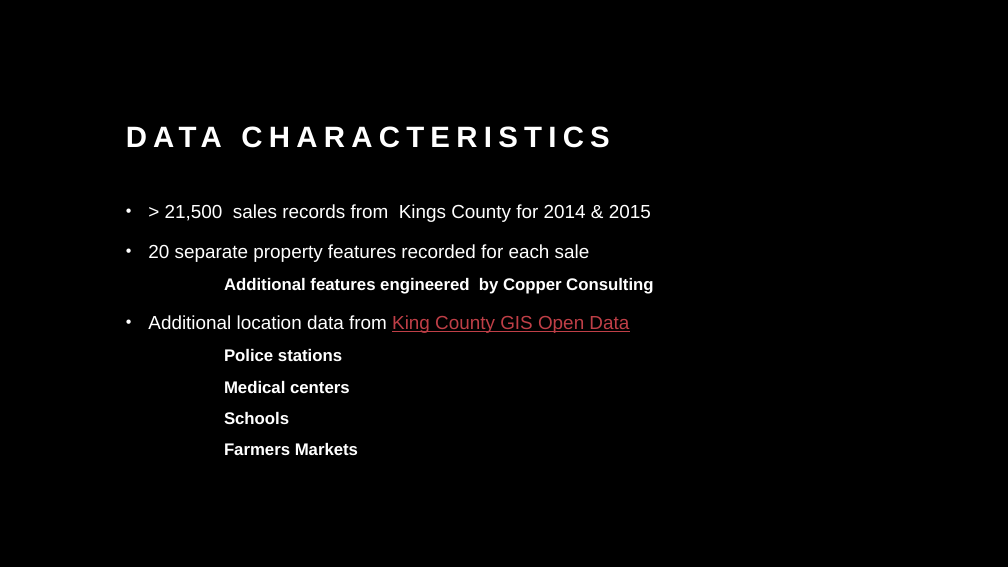
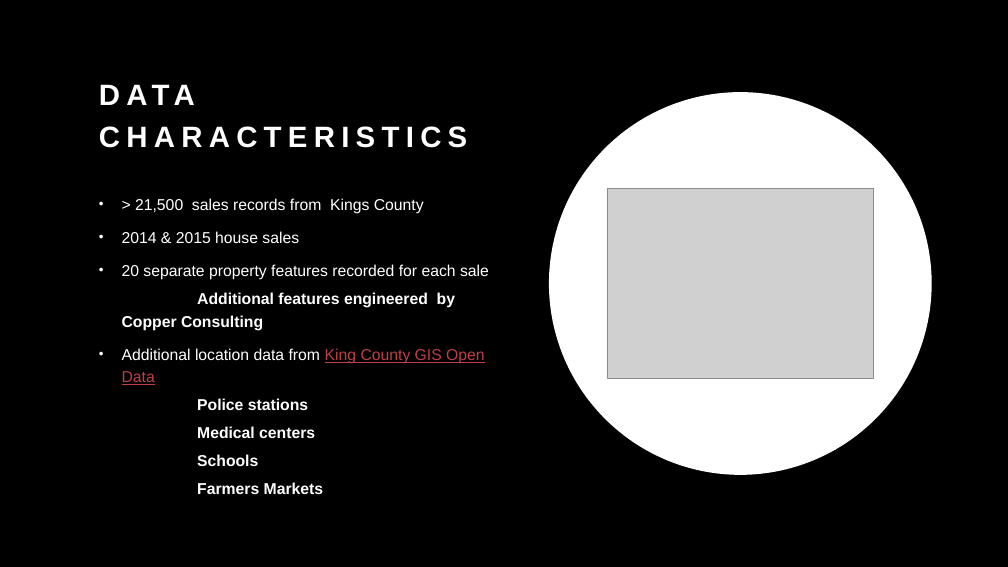
Before and after one commit to Shoemaker703/home_sales_analysis_project, a slide deck: slide 4 of Kings County HousIng Price Analysis.pptx. Drawn at 1008x567 pixels with LibreOffice and Linux fonts; fonts in the diff are those of the drawing; grey boxes stand for pictures. Boxes give left, top, right and bottom in pixels: in the first picture for what was removed or moved away, otherwise in the second. Text is boxed around its words. In the diff, an @@ line names an element or a change of style, - is before the commit and + after.

Commit message:
Update data files and powerpoint

```diff
--- a/Kings County HousIng Price Analysis.pptx
+++ b/Kings County HousIng Price Analysis.pptx
@@ title "DATA CHARACTERISTICS" rewrapped from (x1=307, y1=315, x2=344, y2=330) to (x1=99, y1=126, x2=467, y2=148) @@
@@ ellipse added at (x1=549, y1=92, x2=932, y2=475), fill #FFFFFF @@
@@ text "> 21,500 sales records from ..." moved from (x1=148, y1=204, x2=653, y2=455) to (x1=122, y1=198, x2=489, y2=494) @@
@@ text at (x1=122, y1=198, x2=424, y2=243): text changed; size 18 to 15 pt @@
-• > 21,500 sales records from Kings County for 2014 & 2015
+• > 21,500 sales records from Kings County
+• 2014 & 2015 house sales
@@ picture added at (x1=607, y1=189, x2=874, y2=379) @@
@@ text at (x1=122, y1=264, x2=489, y2=494): size 18 to 15 pt in "20 separate property features recorded for each ...", "Additional location data from King County GIS ..."; size 16 to 15 pt in "Additional features engineered by Copper Consulting", "Police stations", "Medical centers", "Schools" and 1 more places; line spacing 1.3 to 1.2 @@
```
Also in this commit, not shown: 6 other slides changed, 1 slide removed, 2 other files.
